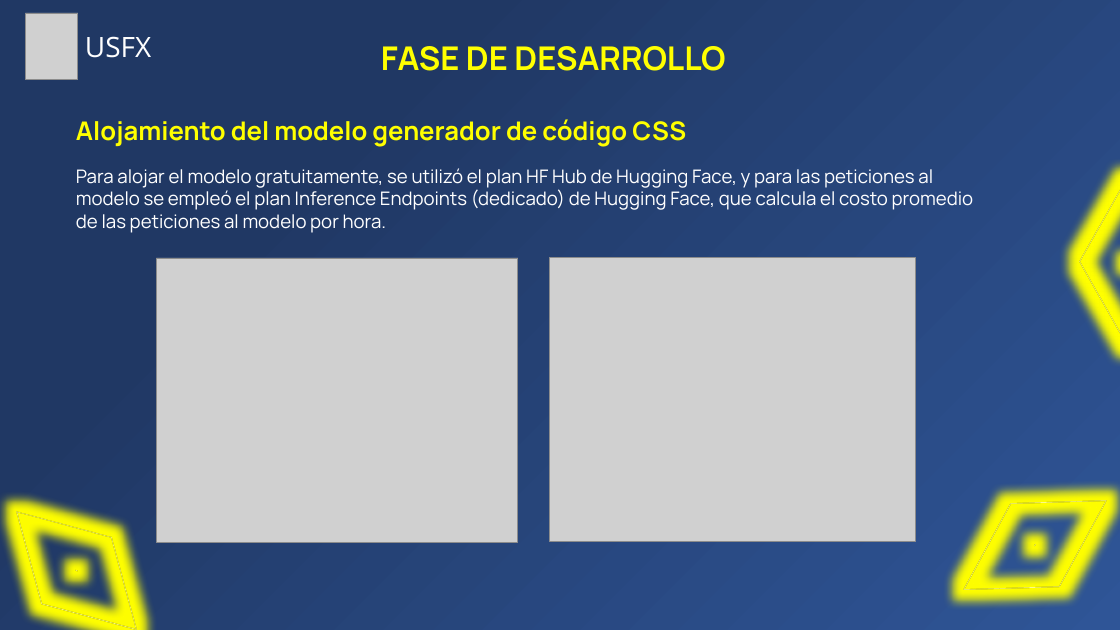
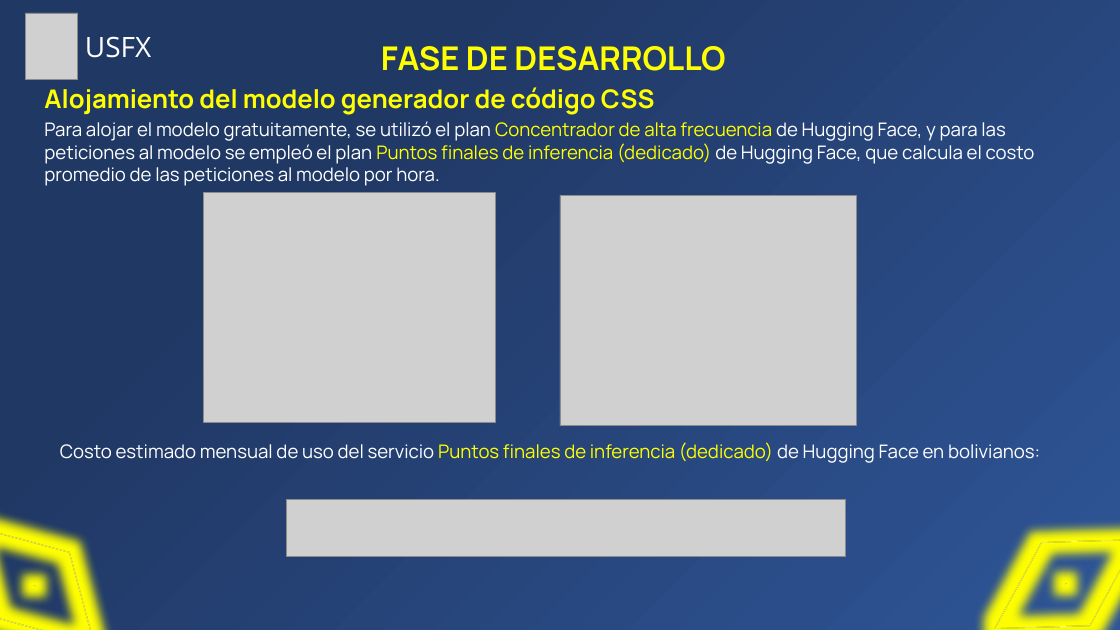
Before and after one commit to Zelechos/Generador-Css, a slide deck: slide 41 of documents/Presentación de Perfil - Modelo Generador CSS.pptx (slide 47 before the commit). Drawn at 1120x630 pixels with LibreOffice and Linux fonts; fonts in the diff are those of the drawing; grey boxes stand for pictures. Boxes give left, top, right and bottom in pixels: in the first picture for what was removed or moved away, otherwise in the second. Text is boxed around its words. In the diff, an @@ line names an element or a change of style, - is before the commit and + after.

```diff
--- a/documents/Presentación de Perfil - Modelo Generador CSS.pptx
+++ b/documents/Presentación de Perfil - Modelo Generador CSS.pptx
@@ text "Alojamiento del modelo generador de ..." moved from (x1=76, y1=119, x2=686, y2=147) to (x1=44, y1=87, x2=655, y2=115) @@
@@ text at (x1=44, y1=121, x2=1035, y2=186): text changed @@
-Para alojar el modelo gratuitamente, se utilizó el plan HF Hub de Hugging Face, y para las peticiones al modelo se empleó el plan Inference Endpoints (dedicado) de Hugging Face, que calcula el costo promedio de las peticiones al modelo por hora.
+Para alojar el modelo gratuitamente, se utilizó el plan Concentrador de alta frecuencia de Hugging Face, y para las peticiones al modelo se empleó el plan Puntos finales de inferencia (dedicado) de Hugging Face, que calcula el costo promedio de las peticiones al modelo por hora.
@@ picture resized from (x1=156, y1=258, x2=518, y2=543) to (x1=204, y1=192, x2=497, y2=423) @@
@@ picture resized from (x1=549, y1=257, x2=916, y2=542) to (x1=560, y1=196, x2=857, y2=427) @@
@@ frame removed at (x1=1044, y1=180, x2=1120, y2=347) @@
@@ text added at (x1=60, y1=442, x2=1040, y2=463), 16 pt, text #FFFFFF @@
+Costo estimado mensual de uso del servicio Puntos finales de inferencia (dedicado) de Hugging Face en bolivianos:
@@ picture added at (x1=287, y1=499, x2=845, y2=556) @@
@@ frame resized from (x1=17, y1=513, x2=136, y2=629) to (x1=0, y1=528, x2=94, y2=630) @@
@@ frame resized from (x1=965, y1=474, x2=1106, y2=617) to (x1=996, y1=513, x2=1120, y2=630) @@
```
Also in this commit, not shown: 16 other slides changed, 1 slide added, 7 slides removed, 1 other file.
